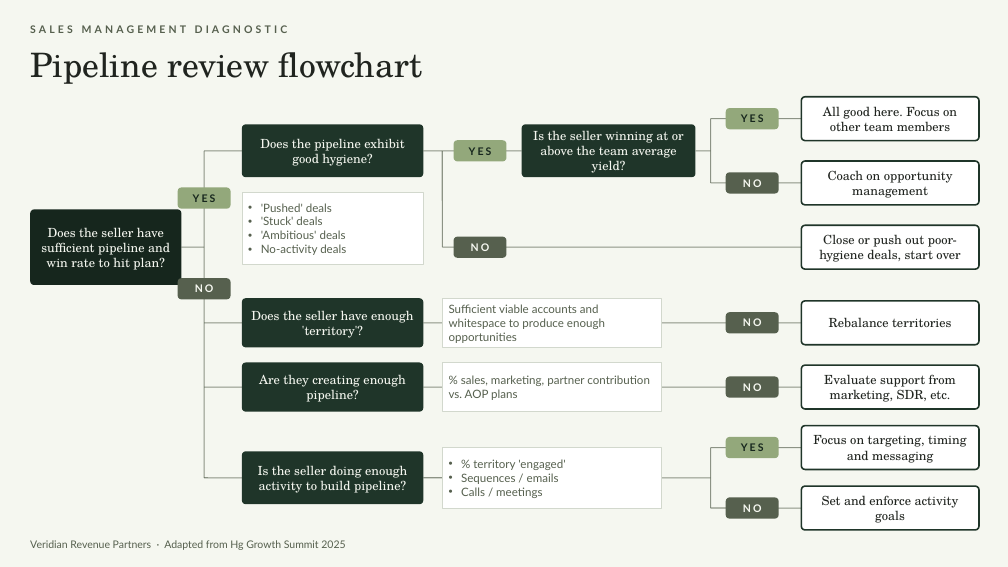
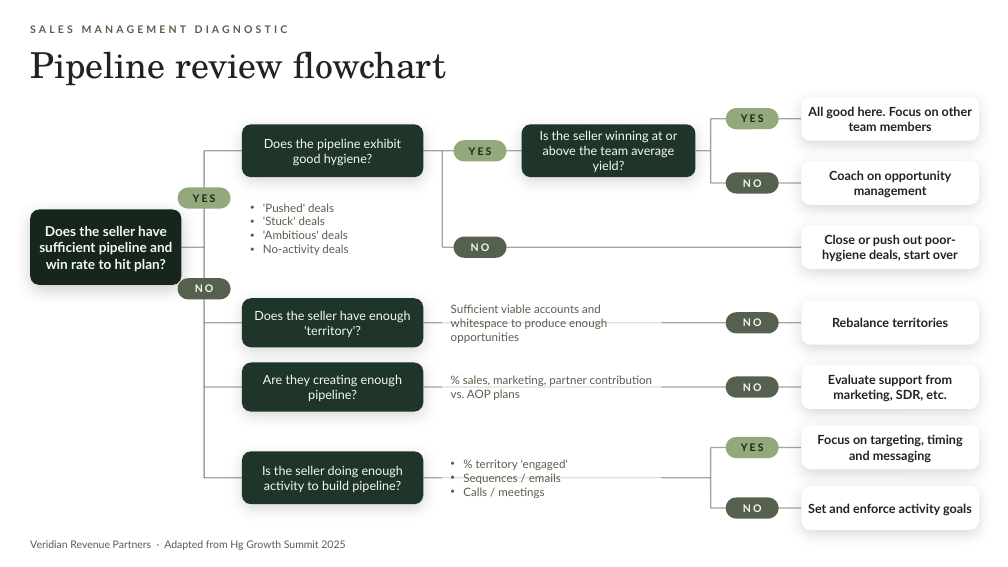
Before and after one commit to PaulPrice1982/Personal-, a slide deck: slide 2 of growth-summit-2025/Revenue_Frameworks_Deck.pptx. Drawn at 1008x567 pixels with LibreOffice and Linux fonts; fonts in the diff are those of the drawing; background and template pictures are left out. Boxes give left, top, right and bottom in pixels: in the first picture for what was removed or moved away, otherwise in the second. Text is boxed around its words. In the diff, an @@ line names an element or a change of style, - is before the commit and + after.

```diff
--- a/growth-summit-2025/Revenue_Frameworks_Deck.pptx
+++ b/growth-summit-2025/Revenue_Frameworks_Deck.pptx
@@ background #F5F7F0 to picture (left out) @@
@@ title "Pipeline review flowchart" at (x1=30, y1=51, x2=446, y2=86): size 32 to 34 pt @@
@@ line (711, 119) - (711, 183): stroke #56604E 1 pt to #56604E 1.25 pt @@
@@ line (711, 119) - (802, 119): stroke #56604E 1 pt to #56604E 1.25 pt @@
@@ line (204, 151) - (204, 478): stroke #56604E 1 pt to #56604E 1.25 pt @@
@@ line (204, 151) - (242, 151): stroke #56604E 1 pt to #56604E 1.25 pt @@
@@ line (423, 151) - (442, 151): stroke #56604E 1 pt to #56604E 1.25 pt @@
@@ line (442, 151) - (442, 247): stroke #56604E 1 pt to #56604E 1.25 pt @@
@@ line (442, 151) - (522, 151): stroke #56604E 1 pt to #56604E 1.25 pt @@
@@ line (696, 151) - (711, 151): stroke #56604E 1 pt to #56604E 1.25 pt @@
@@ rounded rectangle "Does the seller have sufficient ..." at (x1=30, y1=209, x2=181, y2=285): size 12 to 13 pt, font TeX Gyre Schola to Lato, bold on; shadow on; proportions changed @@
@@ rounded rectangle "'Pushed' deals" at (x1=242, y1=192, x2=423, y2=264): rectangle to rounded rectangle; fill #FFFFFF to #FFFFFF at 65% opacity; outline #D2D8CD 0.75 pt to none @@
@@ line (711, 183) - (802, 183): stroke #56604E 1 pt to #56604E 1.25 pt @@
@@ line (181, 247) - (204, 247): stroke #56604E 1 pt to #56604E 1.25 pt @@
@@ line (442, 247) - (802, 247): stroke #56604E 1 pt to #56604E 1.25 pt @@
@@ line (204, 323) - (242, 323): stroke #56604E 1 pt to #56604E 1.25 pt @@
@@ line (423, 323) - (802, 323): stroke #56604E 1 pt to #56604E 1.25 pt @@
@@ line (204, 387) - (242, 387): stroke #56604E 1 pt to #56604E 1.25 pt @@
@@ line (423, 387) - (802, 387): stroke #56604E 1 pt to #56604E 1.25 pt @@
@@ 3 texts moved together from (x1=442, y1=298, x2=662, y2=508) to (x1=451, y1=304, x2=653, y2=498) @@
@@ fill #FFFFFF to none; outline #D2D8CD 0.75 pt to none in 3 elements at (x1=451, y1=304, x2=607, y2=343), (x1=451, y1=375, x2=653, y2=400), (x1=463, y1=459, x2=568, y2=498) @@
@@ line (711, 448) - (711, 508): stroke #56604E 1 pt to #56604E 1.25 pt @@
@@ line (711, 448) - (802, 448): stroke #56604E 1 pt to #56604E 1.25 pt @@
@@ line (204, 478) - (242, 478): stroke #56604E 1 pt to #56604E 1.25 pt @@
@@ font TeX Gyre Schola to Lato; shadow on; proportions changed in 5 elements at (x1=242, y1=125, x2=423, y2=178), (x1=522, y1=125, x2=696, y2=178), (x1=242, y1=298, x2=423, y2=347), (x1=242, y1=362, x2=423, y2=411), (x1=242, y1=451, x2=423, y2=504) @@
@@ line (423, 478) - (711, 478): stroke #56604E 1 pt to #56604E 1.25 pt @@
@@ line (711, 508) - (802, 508): stroke #56604E 1 pt to #56604E 1.25 pt @@
@@ proportions changed in 10 elements at (x1=178, y1=188, x2=231, y2=209), (x1=178, y1=278, x2=231, y2=299), (x1=454, y1=140, x2=507, y2=161), (x1=454, y1=237, x2=507, y2=258), (x1=726, y1=108, x2=779, y2=129), (x1=726, y1=172, x2=779, y2=194), (x1=726, y1=312, x2=779, y2=333), (x1=726, y1=377, x2=779, y2=398), (x1=726, y1=437, x2=779, y2=458), (x1=726, y1=498, x2=779, y2=519) @@
@@ font TeX Gyre Schola to Lato, bold on; outline #1F3529 1.5 pt to none; shadow on; proportions changed in 7 elements at (x1=802, y1=97, x2=979, y2=141), (x1=802, y1=161, x2=979, y2=205), (x1=802, y1=225, x2=979, y2=269), (x1=802, y1=301, x2=979, y2=345), (x1=802, y1=365, x2=979, y2=409), (x1=802, y1=426, x2=979, y2=470), (x1=802, y1=486, x2=979, y2=530) @@
```
Also in this commit, not shown: 7 other slides changed.
